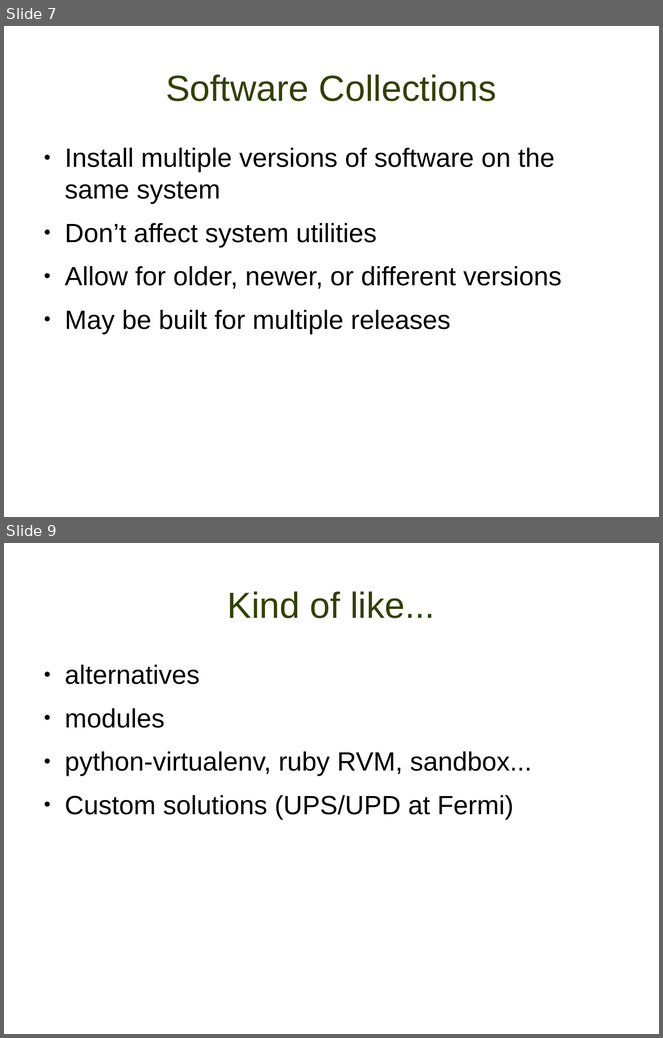
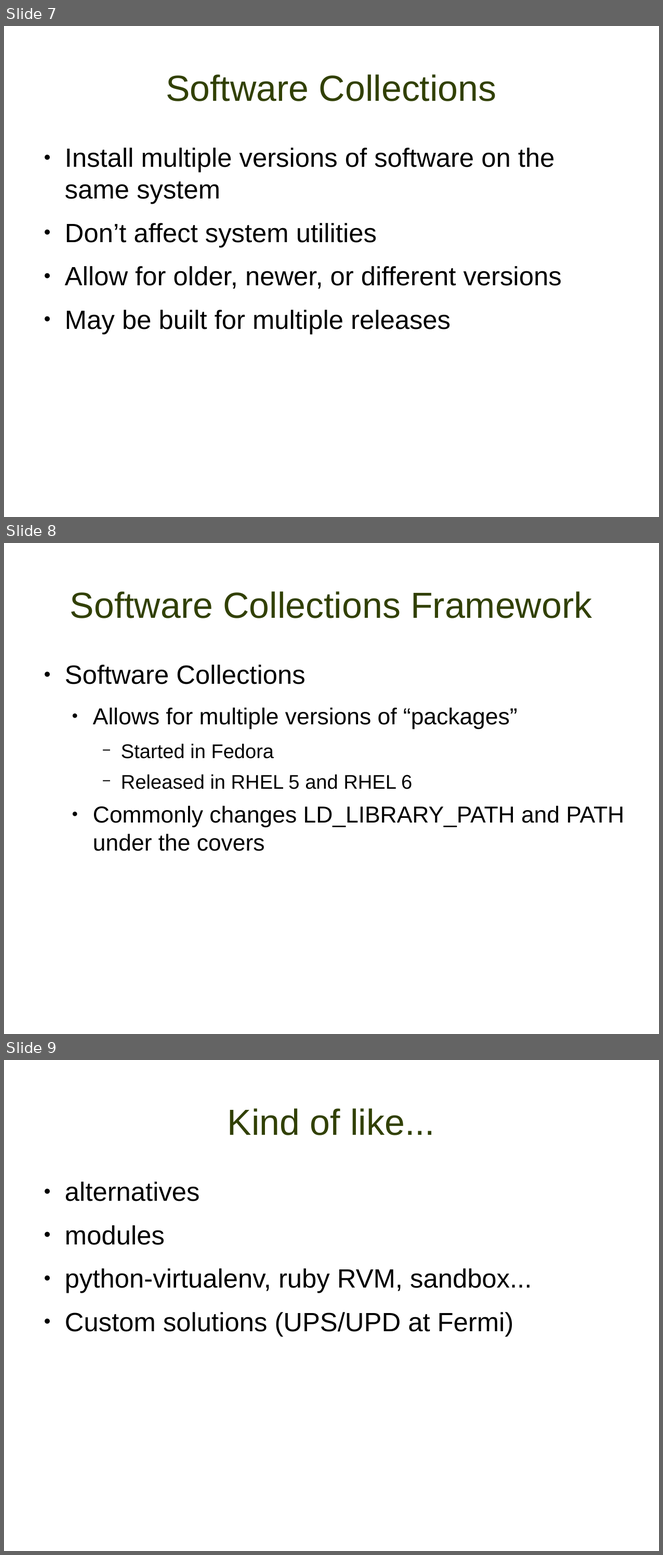
Before and after one commit to misterbonnie/presentations, a slide deck: lugdec14.odp. Shown one above the other, each under a label of ours: slides 7 and 9 before the commit, slides 7, 8 and 9 after it; the slides between them are not shown. The pictures are 663x1038 and 663x1555 pixels, drawn with LibreOffice and Linux fonts; fonts in the diff are those of the drawing; background and template pictures are left out. Boxes give left, top, right and bottom in pixels: in the first picture for what was removed or moved away, otherwise in the second. Text is boxed around its words. In the diff, an @@ line names an element or a change of style, - is before the commit and + after.

```diff
--- a/lugdec14.odp
+++ b/lugdec14.odp
@@ slide 8 added at box(4, 543, 659, 1034), background #FFFFFF @@
@@ title added at box(70, 591, 592, 618), 44 pt, text #314004 @@
+Software Collections Framework
@@ text added at box(65, 665, 624, 851), 28 pt, text #000000 @@
+● Software Collections
+  ● Allows for multiple versions of “packages”
+    − Started in Fedora
+    − Released in RHEL 5 and RHEL 6
+  ● Commonly changes LD_LIBRARY_PATH and PATH under the covers
```
Also in this commit, not shown: 5 slides changed, 1 other slide added, 2 slides removed.
